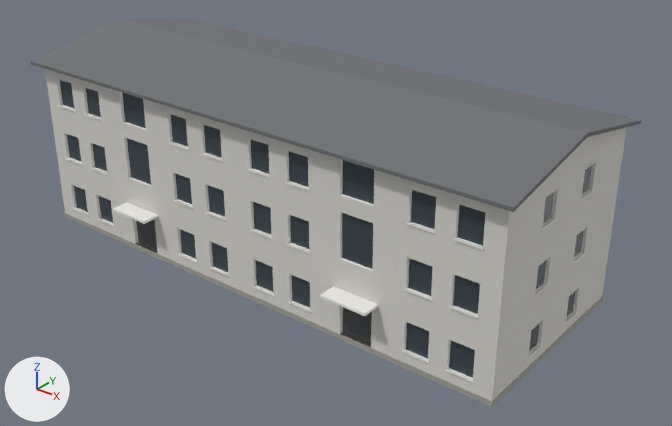
What one commit did to the Blender file art/test-street/a2-stair-range.blend.
One viewpoint serves both versions: a camera (50 mm lens) standing at (32.3, -37.9, 27.0) and looking at (1.9, 0.1, 3.4). Every picture has the same lights, and +X, +Y and +Z are marked at lower left. The picture after the commit comes second.

Names of what the first picture shows: 'a2-stair-range'.
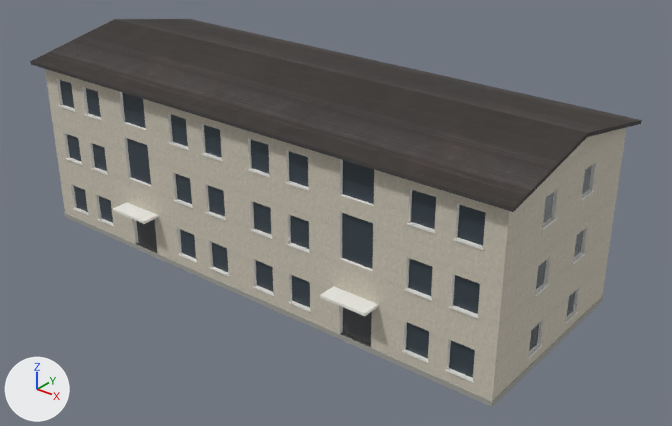
Edits to the bpy script that builds the scene:
```text
Add img_membrane_roughness_jpg:
    img_membrane_roughness_jpg = load_image('membrane-roughness.jpg', '../materials/test-street/membrane-roughness.jpg', 1024, 1024, 'Non-Color')
Add img_membrane_albedo_jpg:
    img_membrane_albedo_jpg = load_image('membrane-albedo.jpg', '../materials/test-street/membrane-albedo.jpg', 1024, 1024, 'sRGB')
Add img_membrane_normal_jpg:
    img_membrane_normal_jpg = load_image('membrane-normal.jpg', '../materials/test-street/membrane-normal.jpg', 1024, 1024, 'Non-Color')
Add img_render_roughness_jpg:
    img_render_roughness_jpg = load_image('render-roughness.jpg', '../materials/test-street/render-roughness.jpg', 1024, 1024, 'Non-Color')
Add img_render_normal_jpg:
    img_render_normal_jpg = load_image('render-normal.jpg', '../materials/test-street/render-normal.jpg', 1024, 1024, 'Non-Color')
Add img_render_albedo_jpg:
    img_render_albedo_jpg = load_image('render-albedo.jpg', '../materials/test-street/render-albedo.jpg', 1024, 1024, 'sRGB')
Add mat_membrane_membrane:
    mat_membrane_membrane = bpy.data.materials.new('membrane-membrane')
    # uses the picture img_membrane_albedo_jpg
    # uses the picture img_membrane_normal_jpg
    # uses the picture img_membrane_roughness_jpg
Add mat_wall_render:
    mat_wall_render = bpy.data.materials.new('wall-render')
    # colours: pale yellow #f0e8d5
    # uses the picture img_render_albedo_jpg
    # uses the picture img_render_normal_jpg
    # uses the picture img_render_roughness_jpg
Change me_front:
    where me_front.from_pydata(...)  # 3802 vertices, 1288 faces; spans x -16.5..16.5, y -7.1..7.4, z 0.0..11.9
    used by ob_a2_stair_range; location = (0.0, 0.0, 0.0)
    me_front part 1: all 452 faces that had it switch from mat_wall (light grey #d9d8d2) to mat_wall_render
    me_front part 2: all 8 faces that had it switch from mat_membrane (grey #6f7274) to mat_membrane_membrane
```

What differs and where, as boxes [x1, y1, x2, y2] in the pictures (672 x 426 px):
part 1 of me_front, recoloured: [45, 69, 627, 401] in both
part 2 of me_front, recoloured (darker): [30, 19, 642, 212] in both
